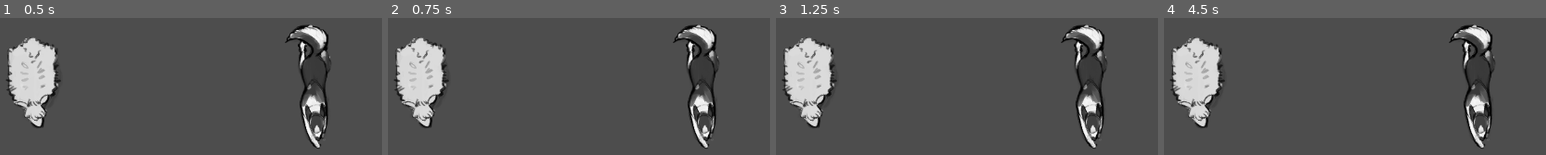
Above: before the commit, frames 1-4 (left to right).
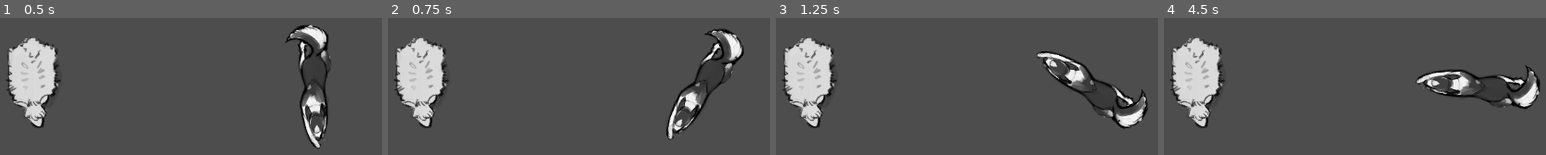
Above: after the commit, the same moments.

Repository: Nowan/slavic-game-jam-2024
Game: Godot game, scene res://src/scenes/main/MainScene.tscn
Two runs of this game, one before a commit and one after it. Both use one fixed random seed, a clock stepped at 60 frames per second and the inputs below.
Inputs:
- Up to frame 1 (0.5 s): no input
- Up to frame 2 (0.75 s): tap Enter at 0.5 s; hold D (move_right) from 0.53 s (still down)
- Up to frame 3 (1.25 s): keep holding D (move_right)
- Up to frame 4 (4.5 s): release D (move_right) at 1.28 s; hold S (move_down) 1.28-2.03 s; tap Space at 2 s; hold D (move_right) 2.03-2.78 s; hold W (move_up) 2.78-3.53 s; tap Enter at 3.5 s; hold A (move_left) from 3.53 s (still down)

Frame 1 is identical in both runs. In frame 2, 5.9% of the frame differs, in the area x 72-94%, y 4-96%; in frame 3, 6.6%; in frame 4, 6.8%, in the area x 65-99%, y 4-96%.

Commit message:
Fix for dog node.
Fixed node hierarchy for dog scene.

Diff:
--- a/src/scenes/dog/Dog.tscn
+++ b/src/scenes/dog/Dog.tscn
@@ -1,23 +1,59 @@
-[gd_scene load_steps=4 format=3 uid="uid://mwmynyrns760"]
+[gd_scene load_steps=5 format=3 uid="uid://mwmynyrns760"]
 
 [ext_resource type="Texture2D" uid="uid://ljg8b5p34ome" path="res://assets/Dog/placeholder.png" id="1_1vi1y"]
 
+[sub_resource type="GDScript" id="GDScript_4gvmw"]
+script/source = "extends CharacterBody2D
+
+var _angular_speed = PI
+var _dog_speed = 500.0
+
+# Called when the node enters the scene tree for the first time.
+func _ready() -> void:
+	pass # Replace with function body.
+
+
+# Called every frame. 'delta' is the elapsed time since the previous frame.
+func _physics_process(delta: float) -> void:
+	var direction = 0
+	if Input.is_action_pressed(\"move_left\"):
+		direction = -1
+	if Input.is_action_pressed(\"move_right\"):
+		direction = 1
+
+	rotation += _angular_speed * direction * delta
+
+	var 	velocity = Vector2.ZERO
+
+	#if Input.is_action_pressed(\"move_up\"):
+		#velocity = Vector2.DOWN.rotated(rotation) * _dog_speed
+		#
+	#if Input.is_action_pressed(\"move_down\"):
+		#velocity = Vector2.UP.rotated(rotation) * _dog_speed
+
+
+
+	print(velocity)
+	position += velocity * delta
+"
+
 [sub_resource type="CapsuleShape2D" id="CapsuleShape2D_116tv"]
-radius = 96.0
-height = 648.0
+radius = 37.0
+height = 198.0
 
 [sub_resource type="CircleShape2D" id="CircleShape2D_2xfgp"]
-radius = 505.585
+radius = 200.0
 
-[node name="Dog" type="Sprite2D"]
+[node name="DogArea" type="CharacterBody2D"]
+script = SubResource("GDScript_4gvmw")
+
+[node name="Sprite2D" type="Sprite2D" parent="."]
 position = Vector2(-9.53674e-07, -1.90735e-06)
 scale = Vector2(0.3, 0.3)
 texture = ExtResource("1_1vi1y")
 
-[node name="DogArea" type="Area2D" parent="."]
-
-[node name="DogHitbox" type="CollisionShape2D" parent="DogArea"]
+[node name="DogHitbox" type="CollisionShape2D" parent="."]
 shape = SubResource("CapsuleShape2D_116tv")
 
-[node name="DogScarebox" type="CollisionShape2D" parent="DogArea"]
+[node name="DogScarebox" type="CollisionShape2D" parent="."]
 shape = SubResource("CircleShape2D_2xfgp")
--- /dev/null
+++ b/src/scenes/dog/dog.gd
@@ -0,0 +1,35 @@
+extends CharacterBody2D
+
+var _angular_speed = PI
+var _dog_speed = 500.0
+
+# Called when the node enters the scene tree for the first time.
+func _ready() -> void:
+	pass # Replace with function body.
+
+
+# Called every frame. 'delta' is the elapsed time since the previous frame.
+func _physics_process(delta: float) -> void:
+	var direction = 0
+	if Input.is_action_pressed("move_left"):
+		direction = -1
+	if Input.is_action_pressed("move_right"):
+		direction = 1
+
+	rotation += _angular_speed * direction * delta
+
+	var 	velocity = Vector2.ZERO
+
+	#if Input.is_action_pressed("move_up"):
+		#velocity = Vector2.DOWN.rotated(rotation) * _dog_speed
+		#
+	#if Input.is_action_pressed("move_down"):
+		#velocity = Vector2.UP.rotated(rotation) * _dog_speed
+
+	velocity = (Input.get_action_strength("move_up") - Input.get_action_strength("move_down")) * _dog_speed * transform.y
+
+	set_velocity(velocity)
+
+	print(velocity)
+
+	move_and_slide()
